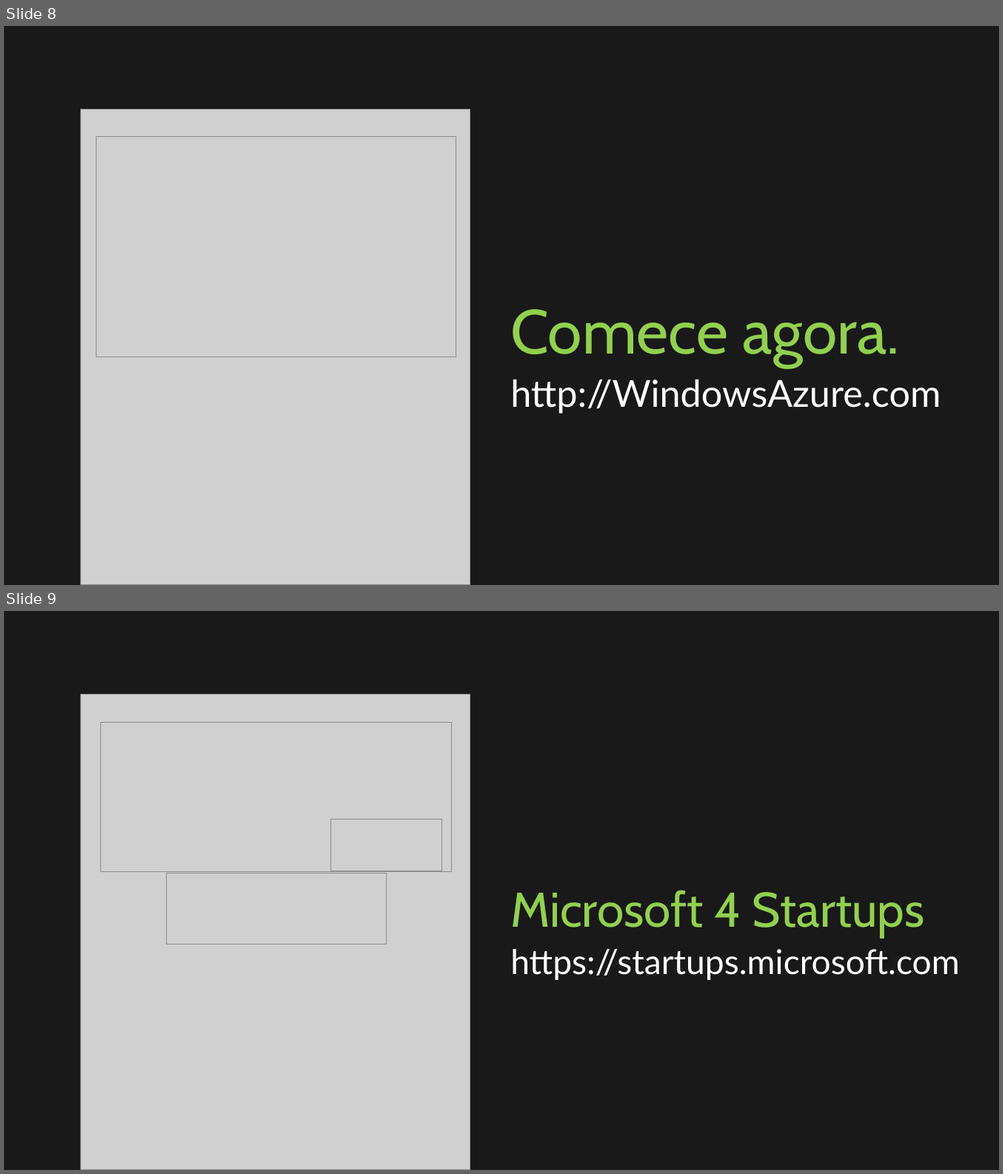
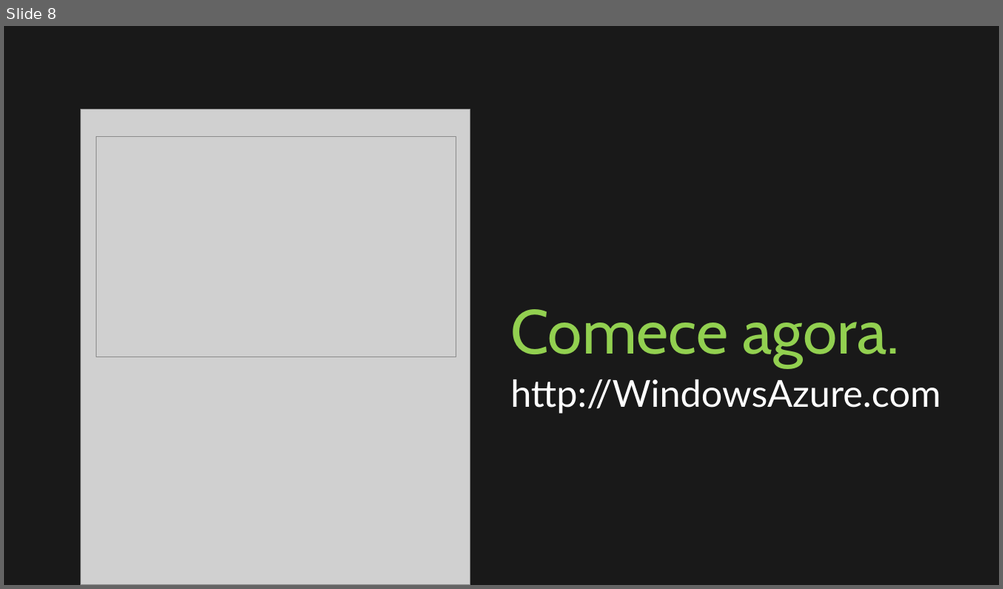
Before and after one commit to raslunardelli/AZURE-GABCWB2018, a slide deck: GAB PAAS 2018.pptx. Shown one above the other, each under a label of ours: slides 8 and 9 before the commit, slide 8 after it. The pictures are 1003x1174 and 1003x589 pixels, drawn with LibreOffice and Linux fonts; fonts in the diff are those of the drawing; grey boxes stand for pictures; background and template pictures are left out; a plain dark background stands for a picture behind light text. Boxes give left, top, right and bottom in pixels: in the first picture for what was removed or moved away, otherwise in the second. Text is boxed around its words. In the diff, an @@ line names an element or a change of style, - is before the commit and + after.

```diff
--- a/GAB PAAS 2018.pptx
+++ b/GAB PAAS 2018.pptx
@@ slide 9 removed at box(4, 611, 999, 1170), background picture (left out); not listed: 1 template element that a slide beside it also shows @@
@@ picture removed at box(80, 695, 469, 1170) @@
@@ picture removed at box(100, 722, 452, 871) @@
@@ picture removed at box(331, 819, 442, 871) @@
@@ picture removed at box(167, 874, 386, 945) @@
@@ text removed at box(510, 890, 959, 980) @@
-Microsoft 4 Startups
-https://startups.microsoft.com
```
Also in this commit, not shown: 1 slide changed, 15 other files.
